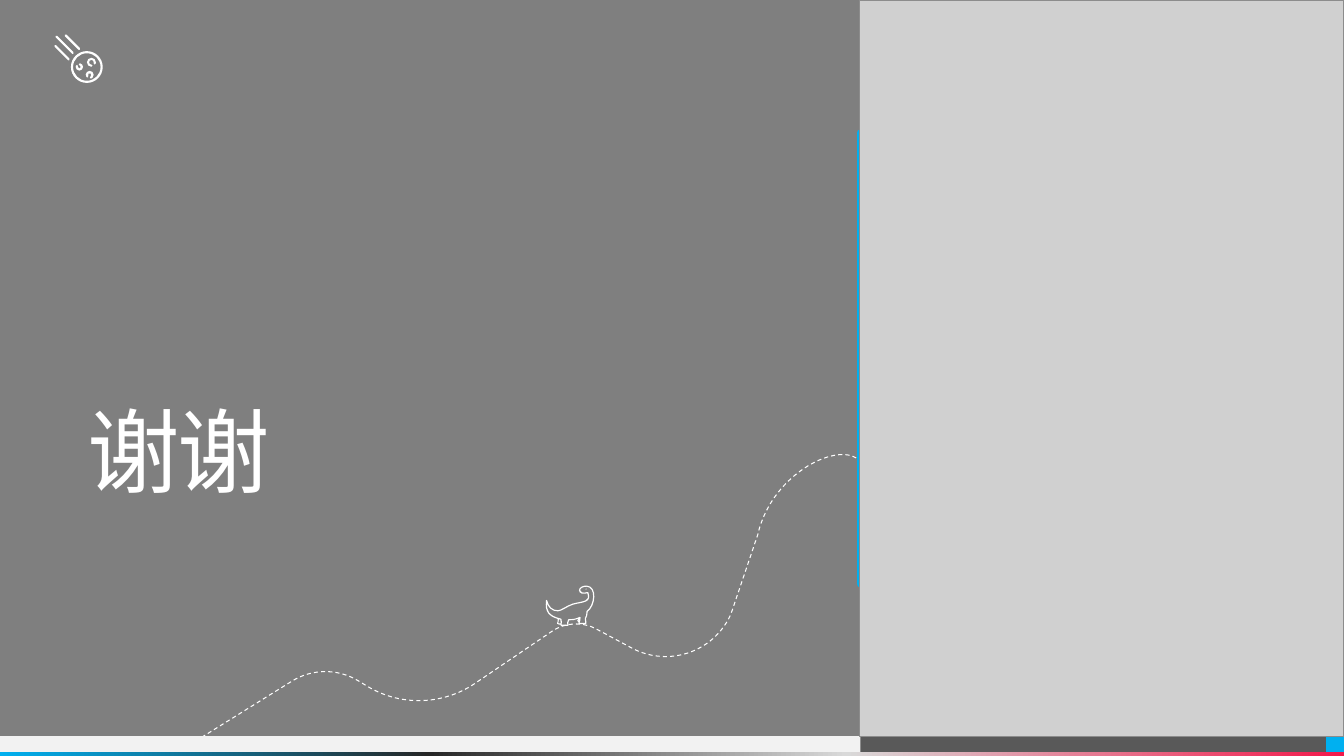
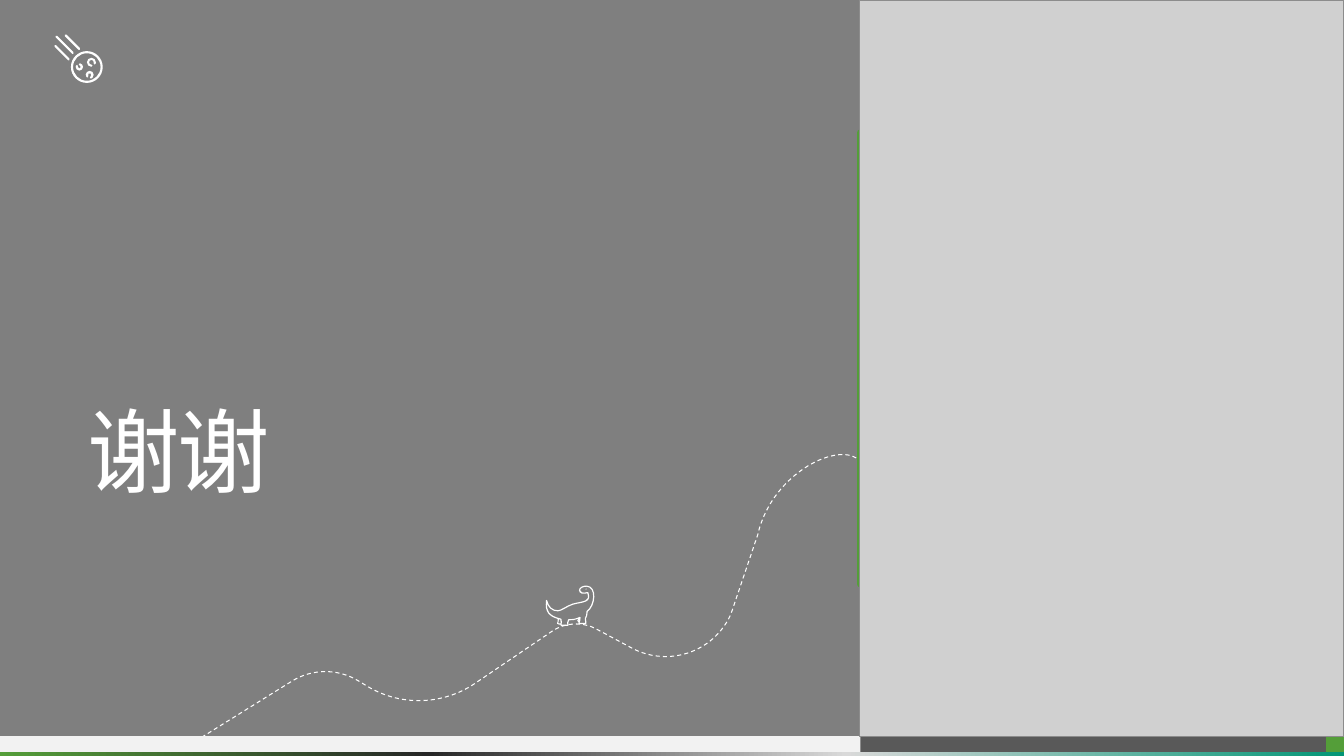
Before and after one commit to pitybea/l2r, a slide deck: slide 13 of rank.pptx (slide 12 before the commit). Drawn at 1344x756 pixels with LibreOffice and Linux fonts; fonts in the diff are those of the drawing; grey boxes stand for pictures; background and template pictures are left out. Boxes give left, top, right and bottom in pixels: in the first picture for what was removed or moved away, otherwise in the second. Text is boxed around its words. In the diff, an @@ line names an element or a change of style, - is before the commit and + after.

```diff
--- a/rank.pptx
+++ b/rank.pptx
@@ line (860, 133) - (860, 584): stroke #0CF8B6 5 pt to #4AB5C4 5 pt @@
@@ rectangle at bbox=[1327, 736, 1344, 752]: fill #00B0F0 to #549E39 @@
@@ rectangle at bbox=[0, 752, 1344, 756]: fill gradient #F2194A to #D9D9D9 to #262626 to #00B0F0 to gradient #029676 to #D9D9D9 to #262626 to #549E39 @@
```
Also in this commit, not shown: 10 other slides changed, 2 slides added, 1 slide removed.
